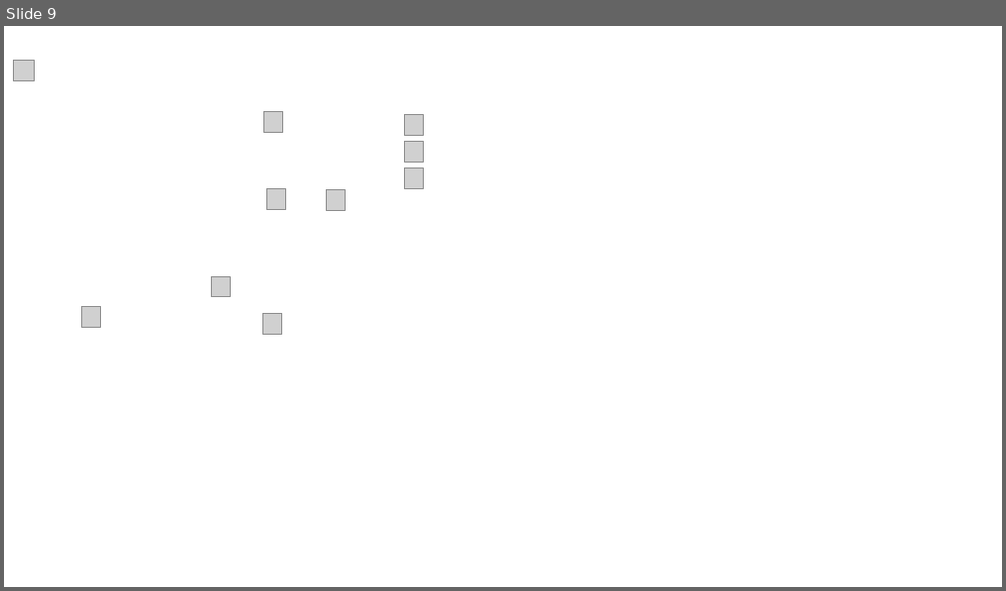
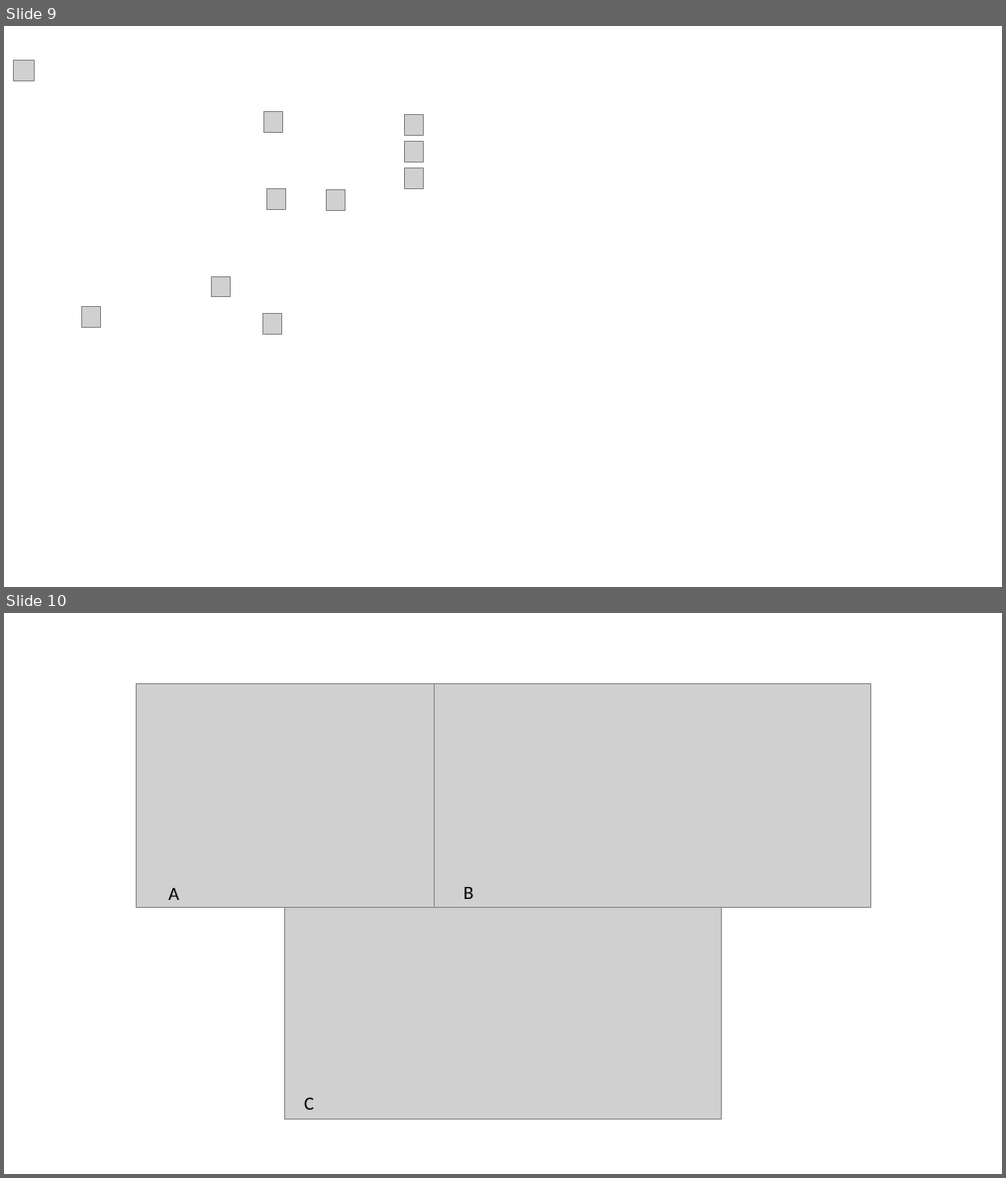
Before and after one commit to AirChord/ProjetoAutomacaoAvancada, a slide deck: Relatorio/Imagens.pptx. Shown one above the other, each under a label of ours: slide 9 before the commit, slides 9 and 10 after it. The pictures are 1006x591 and 1006x1178 pixels, drawn with LibreOffice and Linux fonts; fonts in the diff are those of the drawing; grey boxes stand for pictures; background and template pictures are left out. Boxes give left, top, right and bottom in pixels: in the first picture for what was removed or moved away, otherwise in the second. Text is boxed around its words. In the diff, an @@ line names an element or a change of style, - is before the commit and + after.

```diff
--- a/Relatorio/Imagens.pptx
+++ b/Relatorio/Imagens.pptx
@@ slide 10 added at [4, 613, 1002, 1174], background #FFFFFF @@
@@ picture added at [136, 683, 435, 907] @@
@@ picture added at [433, 684, 871, 908] @@
@@ text added at [168, 888, 179, 900], 18 pt, text #000000 @@
+A
@@ picture added at [285, 908, 721, 1119] @@
@@ text added at [463, 887, 473, 899], 18 pt, text #000000 @@
+B
@@ text added at [304, 1097, 314, 1110], 18 pt, text #000000 @@
+C
```
Also in this commit, not shown: 5 other slides added, 1 slide removed, 12 other files.
